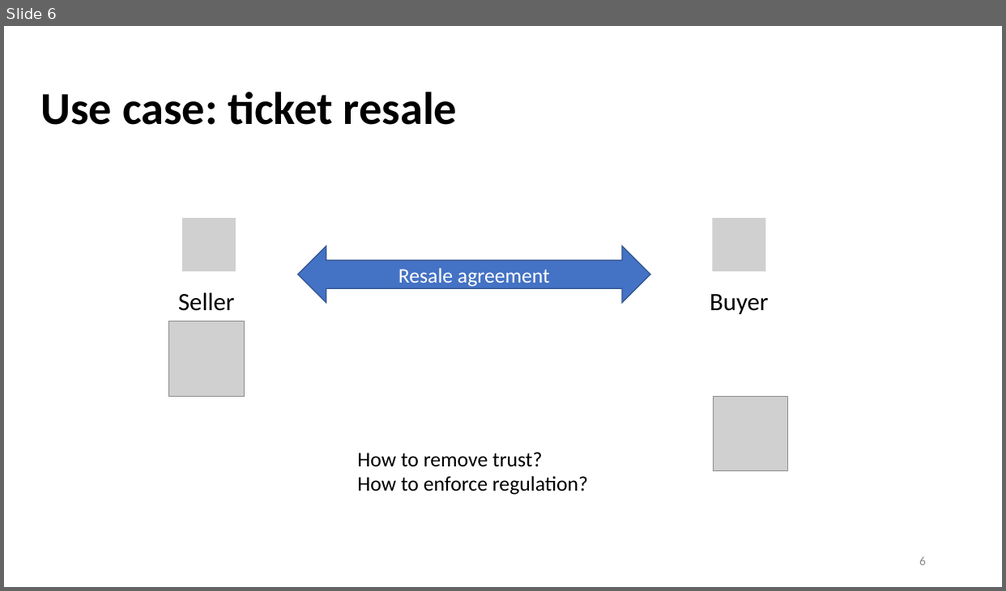
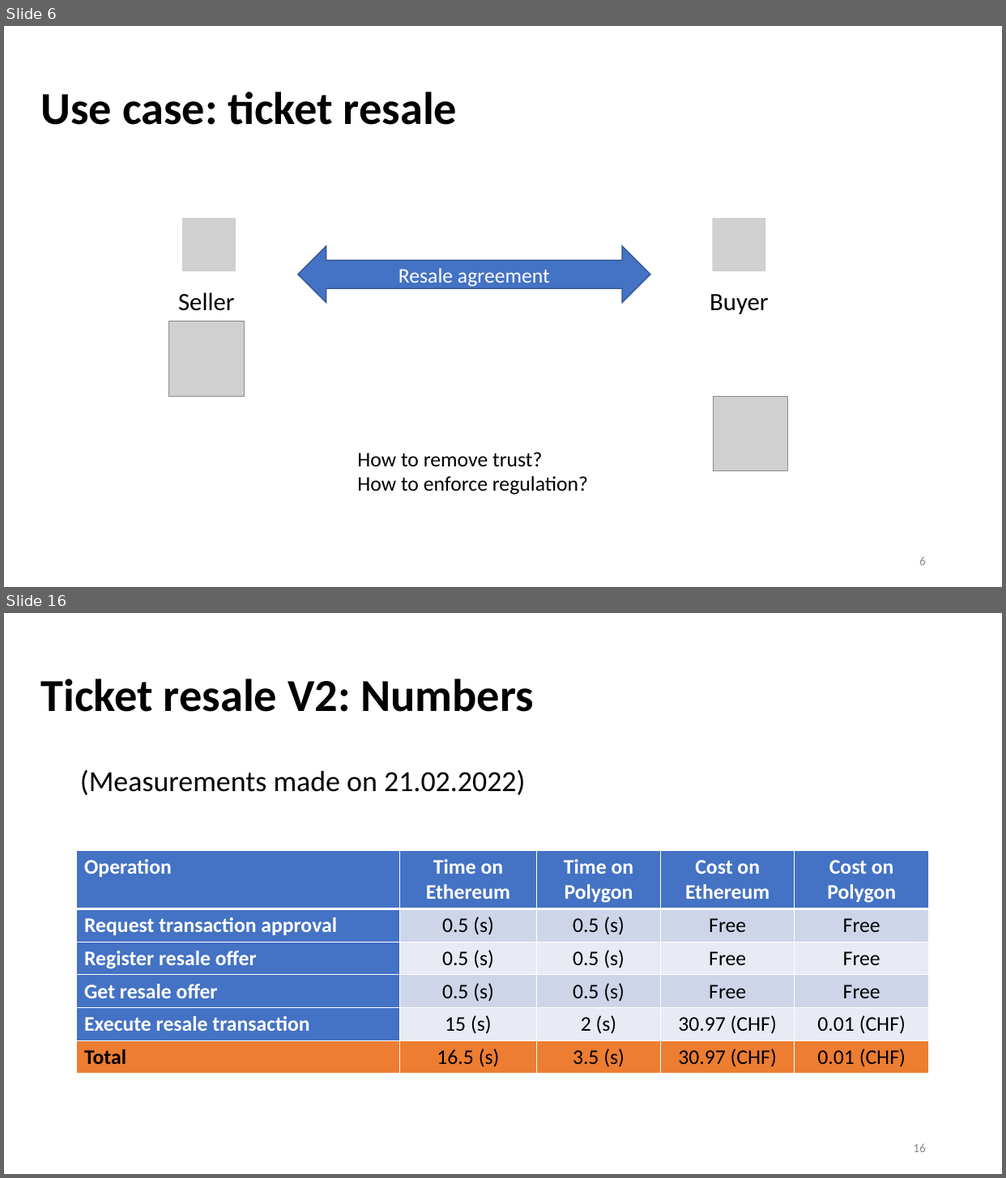
Before and after one commit to yanngabb/marketplace, a slide deck: rapport/Master_Thesis_Presentation_Yann_Gabbud.pptx. Shown one above the other, each under a label of ours: slide 6 before the commit, slides 6 and 16 after it; the slides between them are not shown. The pictures are 1006x591 and 1006x1178 pixels, drawn with LibreOffice and Linux fonts; fonts in the diff are those of the drawing; grey boxes stand for pictures. Boxes give left, top, right and bottom in pixels: in the first picture for what was removed or moved away, otherwise in the second. Text is boxed around its words. In the diff, an @@ line names an element or a change of style, - is before the commit and + after.

```diff
--- a/rapport/Master_Thesis_Presentation_Yann_Gabbud.pptx
+++ b/rapport/Master_Thesis_Presentation_Yann_Gabbud.pptx
@@ slide 16 added at (4,613,1002,1174), background #FFFFFF @@
@@ text added at (41,679,534,712), 44 pt, text #000000, bold @@
+Ticket resale V2: Numbers
@@ text added at (80,770,525,795), 28 pt, text #000000 @@
+(Measurements made on 21.02.2022)
@@ table added at (77,850,930,1071), 6 rows, 5 columns @@
+Operation | Time on Ethereum | Time on Polygon | Cost on Ethereum | Cost on Polygon
+Request transaction approval | 0.5 (s) | 0.5 (s) | Free | Free
+Register resale offer | 0.5 (s) | 0.5 (s) | Free | Free
+Get resale offer | 0.5 (s) | 0.5 (s) | Free | Free
+Execute resale transaction | 15 (s) | 2 (s) | 30.97 (CHF) | 0.01 (CHF)
+Total | 16.5 (s) | 3.5 (s) | 30.97 (CHF) | 0.01 (CHF)
@@ page number added at (913,1144,926,1152), 12 pt, text #8C8C8C @@
+16
```
Also in this commit, not shown: 13 slides changed, 6 other slides added, 2 slides removed.
